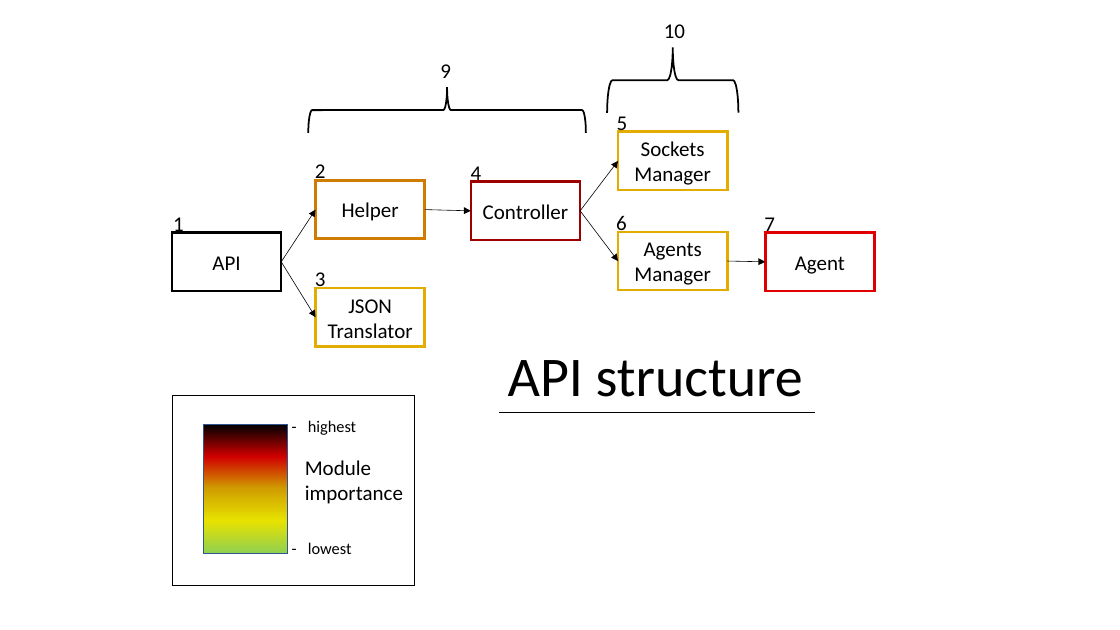
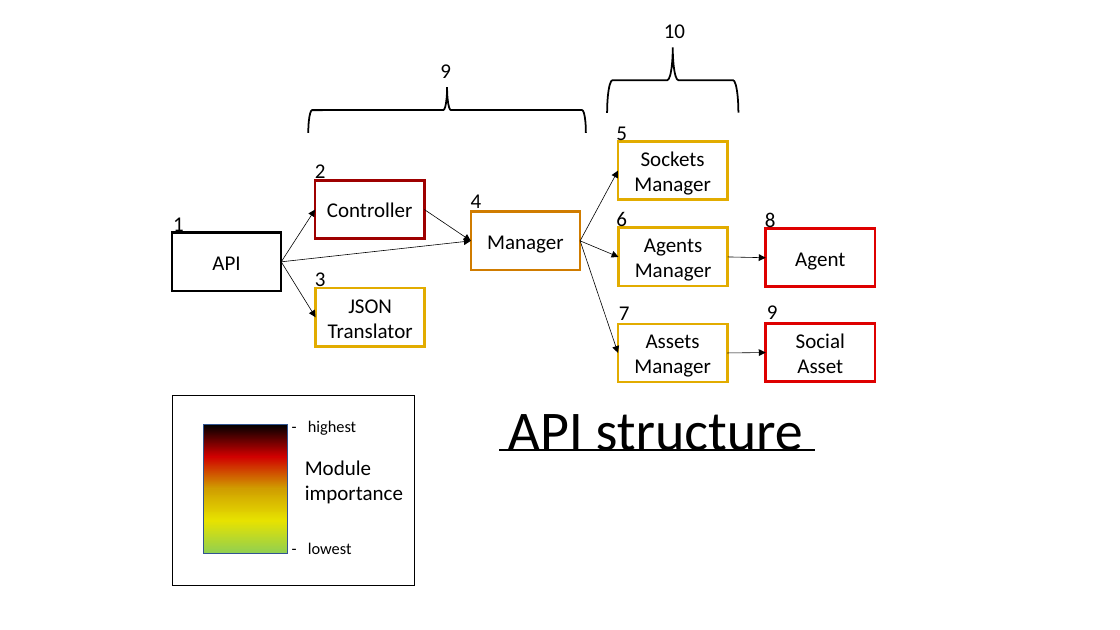
Before and after one commit to jojo0severo/DisasterSimulatorRefactored, a slide deck: slide 2 of docs/Documentation.pptx. Drawn at 1120x630 pixels with LibreOffice and Linux fonts; fonts in the diff are those of the drawing. Boxes give left, top, right and bottom in pixels: in the first picture for what was removed or moved away, otherwise in the second. Text is boxed around its words. In the diff, an @@ line names an element or a change of style, - is before the commit and + after.

```diff
--- a/docs/Documentation.pptx
+++ b/docs/Documentation.pptx
@@ text "5": place and size @@
-text "5" at box(617, 116, 628, 136)
+text "5" at box(616, 126, 627, 146)
@@ rectangle "Sockets Manager": place and size @@
-rectangle "Sockets Manager" at box(618, 132, 728, 190)
+rectangle "Sockets Manager" at box(618, 141, 728, 199)
@@ arrow moved from (581, 211) - (618, 161) to (581, 241) - (618, 171) @@
@@ rectangle "Controller": place and size @@
-rectangle "Controller" at box(471, 181, 581, 239)
+rectangle "Controller" at box(315, 181, 424, 239)
@@ rectangle removed at box(316, 181, 425, 239) @@
-Helper
@@ arrow moved from (425, 210) - (471, 211) to (424, 209) - (471, 241) @@
@@ text "4": place and size @@
-text "4" at box(471, 166, 482, 186)
+text "4" at box(471, 194, 482, 214)
@@ rectangle added at box(471, 212, 581, 270), fill #FFFFFF, outline #D07C00 2.25 pt, 18 pt, text #000000 @@
+Manager
@@ text added at box(765, 212, 776, 233), 18 pt, text #000000 @@
+8
@@ arrow added from (281, 262) to (471, 241), #000000 0.5 pt @@
@@ arrow moved from (581, 211) - (618, 261) to (581, 241) - (618, 257) @@
@@ arrow added from (581, 241) to (618, 353), #000000 0.5 pt @@
@@ 2 rectangles, 1 text, 1 arrow: place and size @@
-2 rectangles, 1 text, 1 arrow at box(616, 215, 875, 291)
+2 rectangles, 1 text, 1 arrow at box(616, 211, 875, 287)
@@ text "7": place and size @@
-text "7" at box(764, 217, 775, 238)
+text "7" at box(619, 306, 630, 325)
@@ rectangle added at box(618, 324, 728, 382), fill #FFFFFF, outline #E2AC00 2.25 pt, 18 pt, text #000000 @@
+Assets Manager
@@ rectangle added at box(766, 323, 875, 381), fill #FFFFFF, outline #DE0000 2.25 pt, 18 pt, text #000000 @@
+Social Asset
@@ text added at box(767, 305, 778, 325), 18 pt, text #000000 @@
+9
@@ arrow added from (728, 353) to (766, 353), #000000 0.5 pt @@
@@ text "API structure": place and size @@
-text "API structure" at box(508, 360, 803, 397)
+text "API structure" at box(508, 414, 803, 451)
@@ line moved from (500, 413) - (815, 413) to (500, 450) - (815, 450) @@
```
Also in this commit, not shown: 1 other slide changed, 6 slides added, 5 other files.
